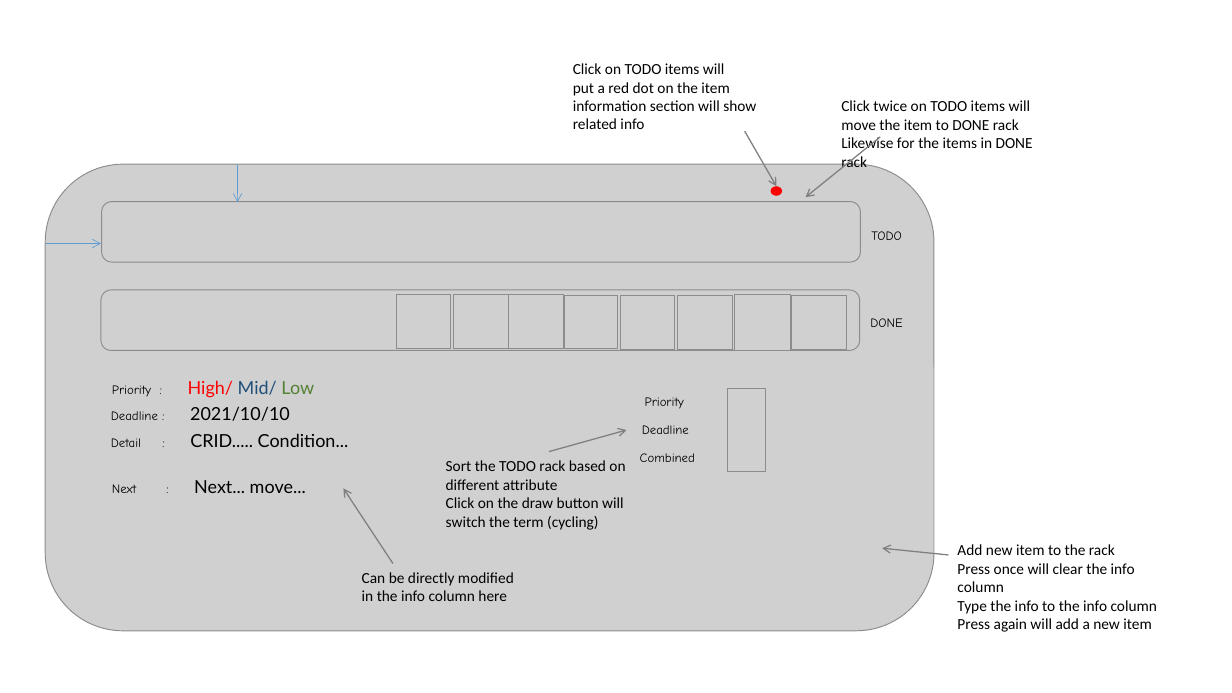
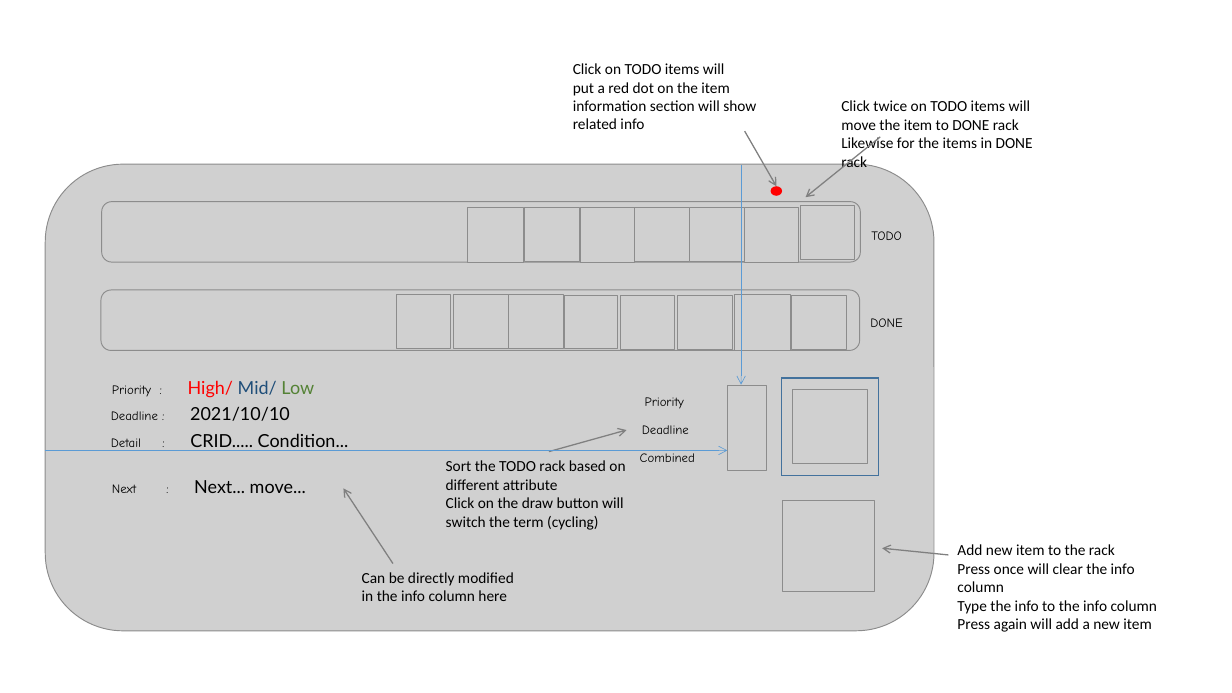
Before and after one commit to NJY-tw/TDI_project, a slide deck: slide 2 of pic/Presentation1.pptx. Drawn at 1232x693 pixels with LibreOffice and Linux fonts; fonts in the diff are those of the drawing; grey boxes stand for pictures. Boxes give left, top, right and bottom in pixels: in the first picture for what was removed or moved away, otherwise in the second. Text is boxed around its words. In the diff, an @@ line names an element or a change of style, - is before the commit and + after.

```diff
--- a/pic/Presentation1.pptx
+++ b/pic/Presentation1.pptx
@@ arrow removed from (238, 165) to (238, 202) @@
@@ arrow added from (741, 165) to (741, 384), #5B9BD5 0.5 pt @@
@@ picture added at (468,208,523,262) @@
@@ picture added at (525,207,580,262) @@
@@ picture added at (580,208,635,262) @@
@@ picture added at (635,207,690,262) @@
@@ picture added at (690,207,746,262) @@
@@ picture added at (745,208,799,262) @@
@@ picture added at (801,206,856,261) @@
@@ arrow removed from (46, 244) to (101, 244) @@
@@ picture: place and size @@
-picture at (728,389,766,472)
+picture at (728,385,767,470)
@@ rectangle added at (782,378,879,476), outline #43739E 1 pt @@
@@ picture added at (792,390,867,464) @@
@@ arrow added from (45, 451) to (727, 451), #5B9BD5 0.5 pt @@
@@ picture added at (783,501,875,592) @@
```
Also in this commit, not shown: 22 other files.
